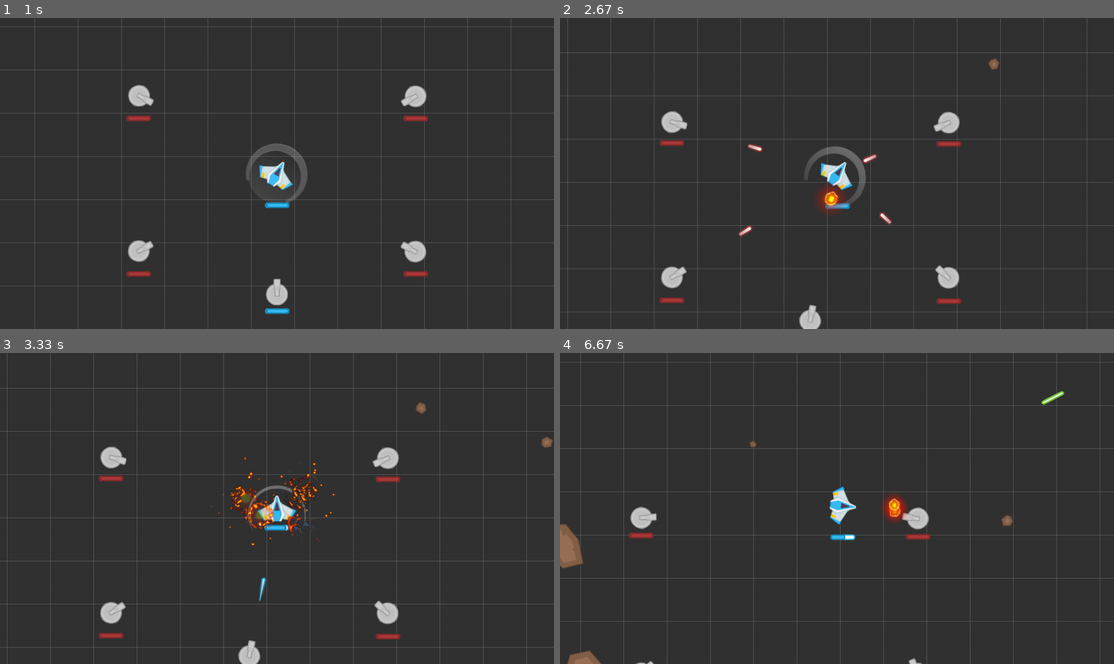
Above: before the commit, frames 1-4 (two rows, left to right).
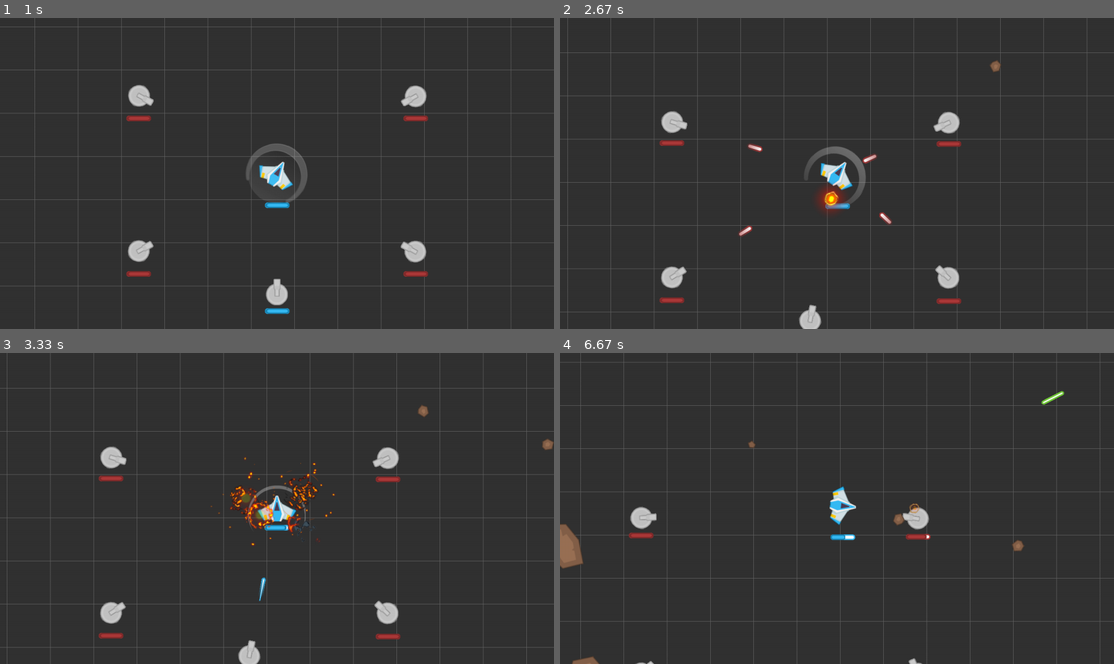
Above: after the commit, the same moments.

Repository: genericprogrammerdude/pygamengn
Game: pygame game, started from main.py
Two runs of this game, one before a commit and one after it. Both use one fixed random seed, a clock stepped at 60 frames per second and the inputs below.
Inputs:
- Up to frame 1 (1 s): tap Space at 0.33 s; hold D from 0.67 s (still down)
- Up to frame 2 (2.67 s): release D at 1.13 s; hold W 1.17-1.47 s; hold D 1.5-1.97 s; hold A 2-2.53 s; hold S from 2.57 s (still down)
- Up to frame 3 (3.33 s): release S at 2.87 s; hold A 2.9-3.3 s
- Up to frame 4 (6.67 s): hold W 3.33-3.7 s; hold D 3.73-4.37 s; hold S 4.4-4.77 s; hold A 4.8-5.27 s; hold D 5.3-5.77 s; hold W 5.8-6.1 s; hold D 6.13-6.6 s; tap Space at 6.2, 6.5 s; hold A from 6.63 s (still down)

Frame 1 is identical in both runs. In frame 2, less than 0.1% of the frame differs, in the area x 77-80%, y 12-18%; in frame 3, 0.1%; in frame 4, 0.6%, in the area x 1-84%, y 28-100%.

Commit message:
Aiming asteroids at the centre third of the screen.

Diff:
--- a/asteroid.py
+++ b/asteroid.py
@@ -77,9 +77,15 @@
             asteroid.set_pos(pos)
 
     def get_random_pos_dir(self, world_view_rect):
-        points = [self.get_random_point(world_view_rect), world_view_rect.center]  # , self.get_random_point(world_view_rect)]
-        direction = (points[1] - points[0]).normalize()
-        return points[0], direction
+        # Aim roughly to the center of the screen
+        dest = pygame.Vector2(world_view_rect.center)
+        range_x = round(world_view_rect.width / 3)
+        dest.x += random.randint(-range_x, range_x)
+        range_y = round(world_view_rect.height / 3)
+        dest.y += random.randint(-range_y, range_y)
+        origin = self.get_random_point(world_view_rect)
+        direction = (dest - origin).normalize()
+        return origin, direction
 
     def get_random_point(self, world_view_rect):
         point = ()
